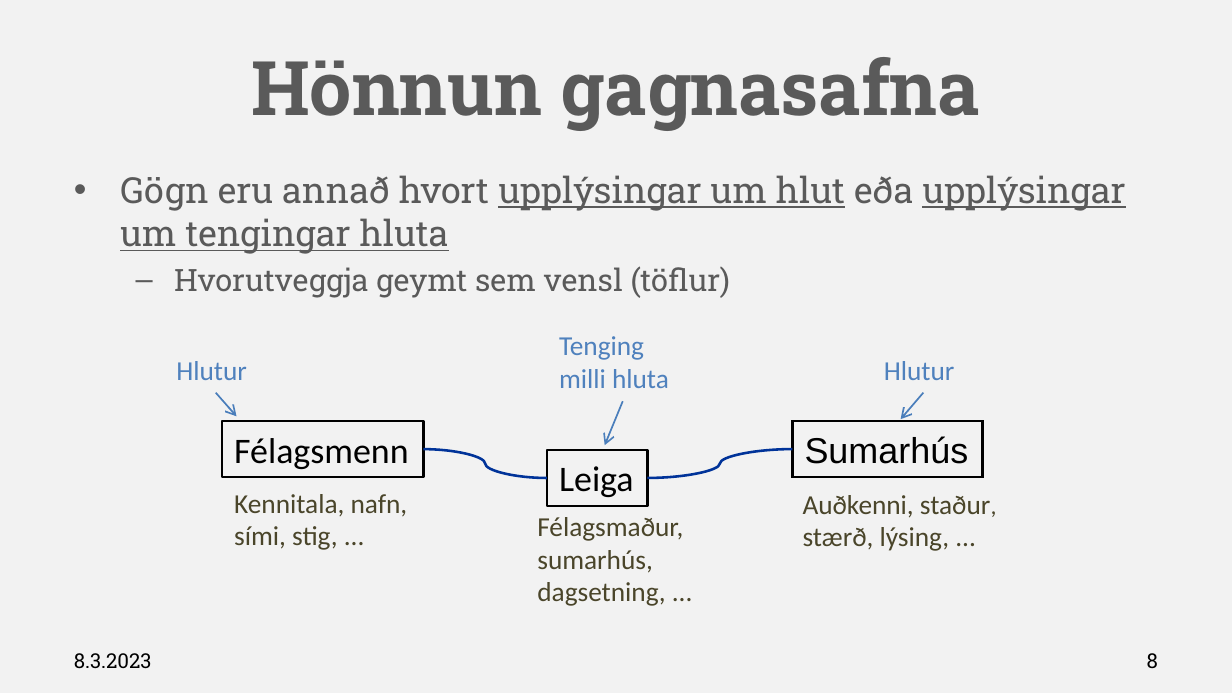
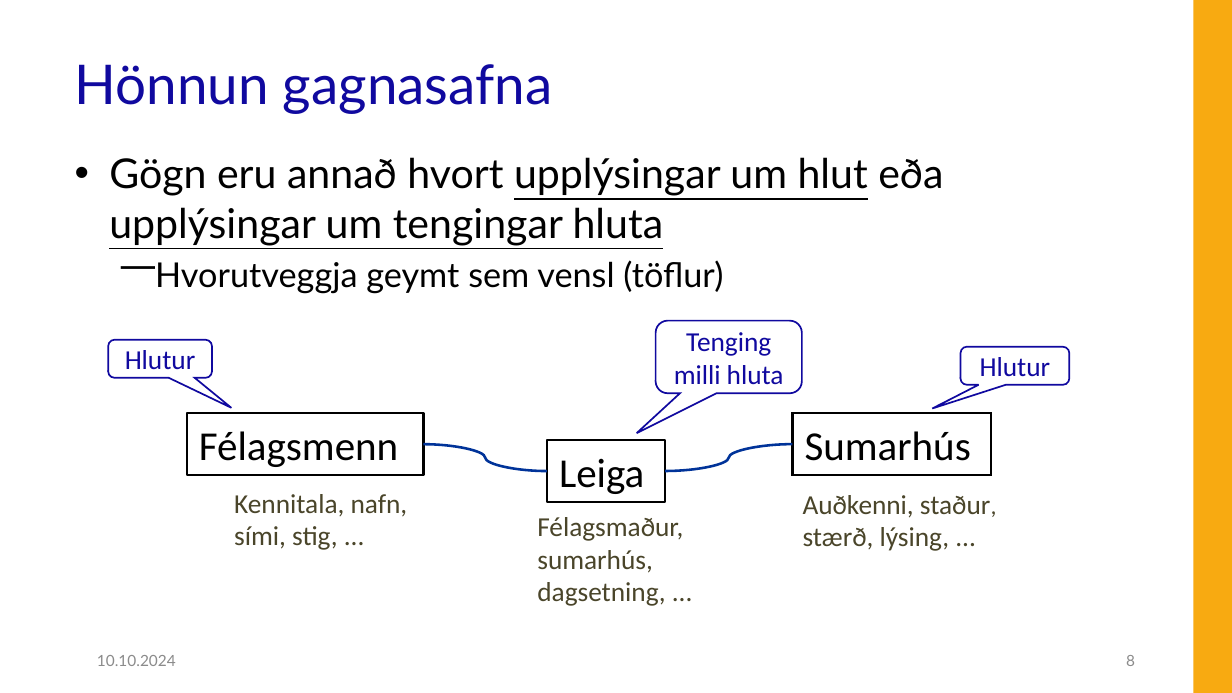
Before and after one commit to Hjalmtyr/SQL1, a slide deck: slide 8 of SQL-I.pptx. Drawn at 1232x693 pixels with LibreOffice and Linux fonts; fonts in the diff are those of the drawing; background and template pictures are left out. Boxes give left, top, right and bottom in pixels: in the first picture for what was removed or moved away, otherwise in the second. Text is boxed around its words. In the diff, an @@ line names an element or a change of style, - is before the commit and + after.

```diff
--- a/SQL-I.pptx
+++ b/SQL-I.pptx
@@ background #F2F2F2 to #FFFFFF @@
@@ rectangle added at [1194, 0, 1232, 693], fill #F8AA11 @@
@@ title "Hönnun gagnasafna": place and size @@
-title "Hönnun gagnasafna" at [251, 57, 980, 131]
+title "Hönnun gagnasafna" at [75, 64, 552, 114]
@@ title "Hönnun gagnasafna" at [75, 64, 552, 114]: size 44 to 32 pt, font Roboto Slab to Lato, text colour #5A5A5A to #10099F, bold off; alignment centre to left; line spacing 1 to 0.9; vertical alignment middle to bottom @@
@@ text "Gögn eru annað hvort upplýsingar ...": place and size @@
-text "Gögn eru annað hvort upplýsingar ..." at [120, 175, 1125, 298]
+text "Gögn eru annað hvort upplýsingar ..." at [109, 157, 943, 294]
@@ text "Gögn eru annað hvort upplýsingar ..." at [109, 157, 943, 294]: size 21 to 24 pt in "Gögn eru annað hvort upplýsingar um hlut ..."; font Roboto Slab to Lato, text colour #5A5A5A to #000000; size 18 to 20 pt in "Hvorutveggja geymt sem vensl (töflur)"; indent changed; bullet – to ⎻ @@
@@ text colour #4F81BD to #10099F; alignment left to centre; vertical alignment top to middle; fill none to #FFFFFF; outline none to #10099F 1 pt in 3 elements at [108, 340, 212, 378], [961, 347, 1069, 386], [655, 320, 802, 393] @@
@@ rounded speech box "Tenging milli hluta": place and size @@
-rounded speech box "Tenging milli hluta" at [559, 336, 669, 388]
+rounded speech box "Tenging milli hluta" at [655, 320, 802, 393]
@@ rounded speech box "Hlutur": place and size @@
-rounded speech box "Hlutur" at [176, 361, 247, 380]
+rounded speech box "Hlutur" at [108, 340, 212, 378]
@@ rounded speech box "Hlutur": place and size @@
-rounded speech box "Hlutur" at [884, 361, 955, 380]
+rounded speech box "Hlutur" at [961, 347, 1069, 386]
@@ rectangle "Félagsmenn" at [187, 413, 424, 474]: size 21 to 24 pt @@
@@ rectangle "Félagsmenn": place and size @@
-rectangle "Félagsmenn" at [222, 421, 423, 477]
+rectangle "Félagsmenn" at [187, 413, 424, 474]
@@ arrow removed from (216, 393) to (237, 416) @@
@@ arrow removed from (622, 402) to (605, 445) @@
@@ rectangle "Sumarhús": place and size @@
-rectangle "Sumarhús" at [792, 421, 982, 477]
+rectangle "Sumarhús" at [792, 413, 991, 474]
@@ rectangle "Sumarhús" at [792, 413, 991, 474]: size 21 to 24 pt, font Arial to Calibri @@
@@ arrow removed from (924, 393) to (901, 419) @@
@@ curved line moved from (424, 450) - (547, 478) to (424, 445) - (547, 471) @@
@@ rectangle "Leiga": place and size @@
-rectangle "Leiga" at [547, 450, 648, 505]
+rectangle "Leiga" at [547, 440, 665, 501]
@@ rectangle "Leiga" at [547, 440, 665, 501]: size 21 to 24 pt @@
@@ curved line moved from (647, 478) - (792, 450) to (665, 471) - (792, 445) @@
@@ text at [97, 655, 176, 666]: text changed; size 12 to 9 pt; font Roboto Slab to Lato; text colour #000000 to #8C8C8C @@
-8.3.2023
+10.10.2024
@@ page number: place and size @@
-page number at [1147, 653, 1158, 668]
+page number at [1126, 655, 1135, 666]
@@ page number at [1126, 655, 1135, 666]: size 12 to 9 pt, font Roboto Slab to Lato, text colour #000000 to #8C8C8C @@
```
Also in this commit, not shown: 81 other slides changed, 2 slides added, 2 slides removed, 25 other files.
